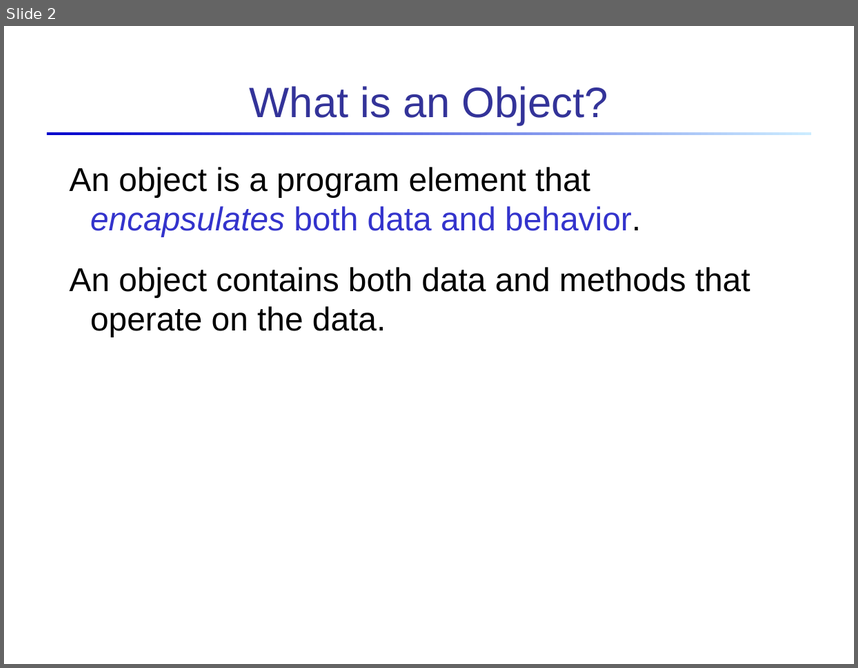
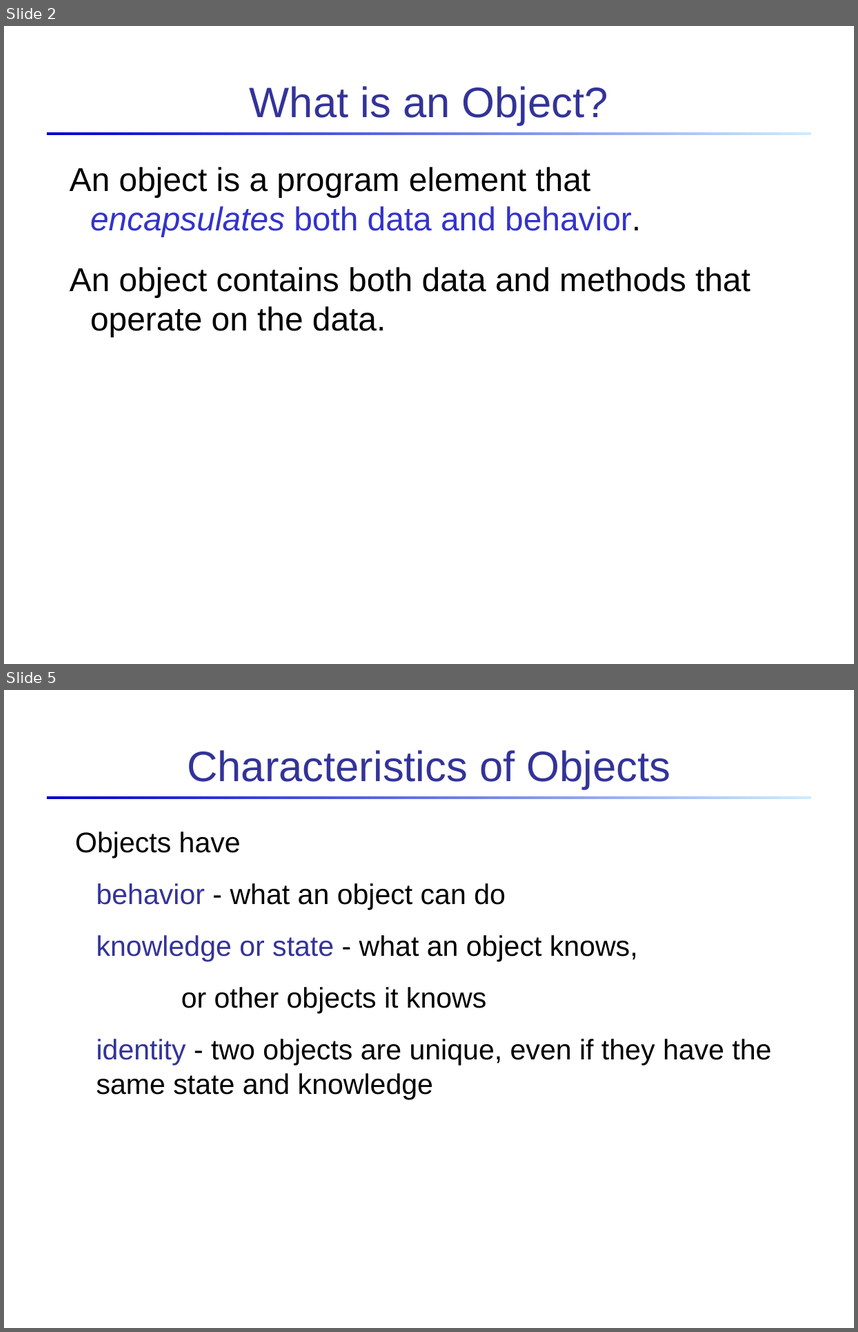
Before and after one commit to skeoop/skeoop.github.io, a slide deck: week1/2-Introduction-to-Objects.ppt. Shown one above the other, each under a label of ours: slide 2 before the commit, slides 2 and 5 after it; the slides between them are not shown. The pictures are 858x668 and 858x1332 pixels, drawn with LibreOffice and Linux fonts; fonts in the diff are those of the drawing. Boxes give left, top, right and bottom in pixels: in the first picture for what was removed or moved away, otherwise in the second. Text is boxed around its words. In the diff, an @@ line names an element or a change of style, - is before the commit and + after.

```diff
--- a/week1/2-Introduction-to-Objects.ppt
+++ b/week1/2-Introduction-to-Objects.ppt
@@ slide 5 added at bbox=[4, 690, 854, 1328], background #FFFFFF; not listed: 1 template element that a slide beside it also shows @@
@@ title added at bbox=[187, 750, 671, 789], 36 pt, text #333399 @@
+Characteristics of Objects
@@ text added at bbox=[75, 831, 771, 1099], 24 pt, text #000000 @@
+Objects have
+behavior - what an object can do
+knowledge or state - what an object knows,
+or other objects it knows
+identity - two objects are unique, even if they have the same state and knowledge
```
Also in this commit, not shown: 15 other slides changed, 7 other slides added, 11 slides removed, 2 other files.
